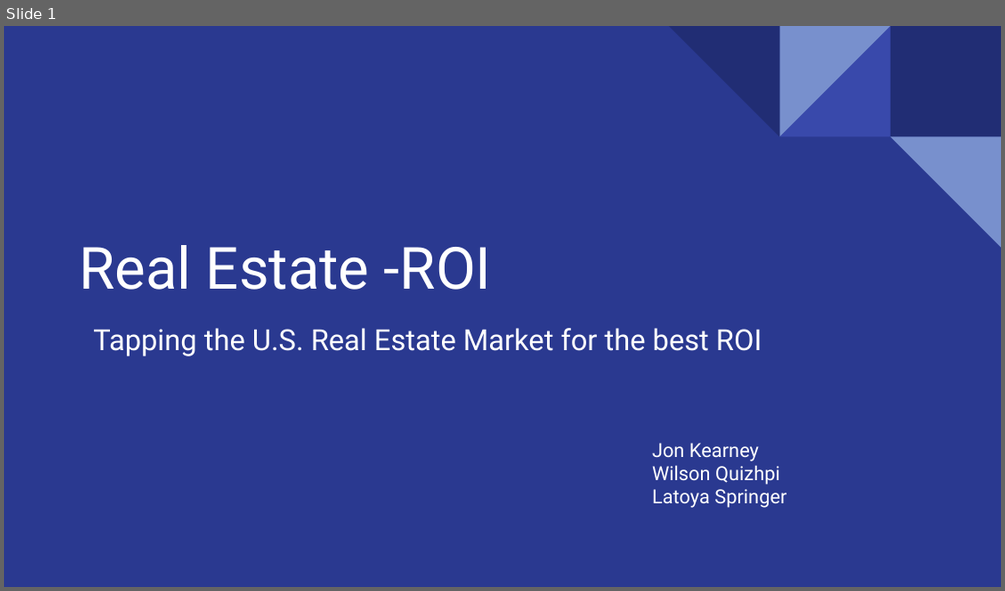
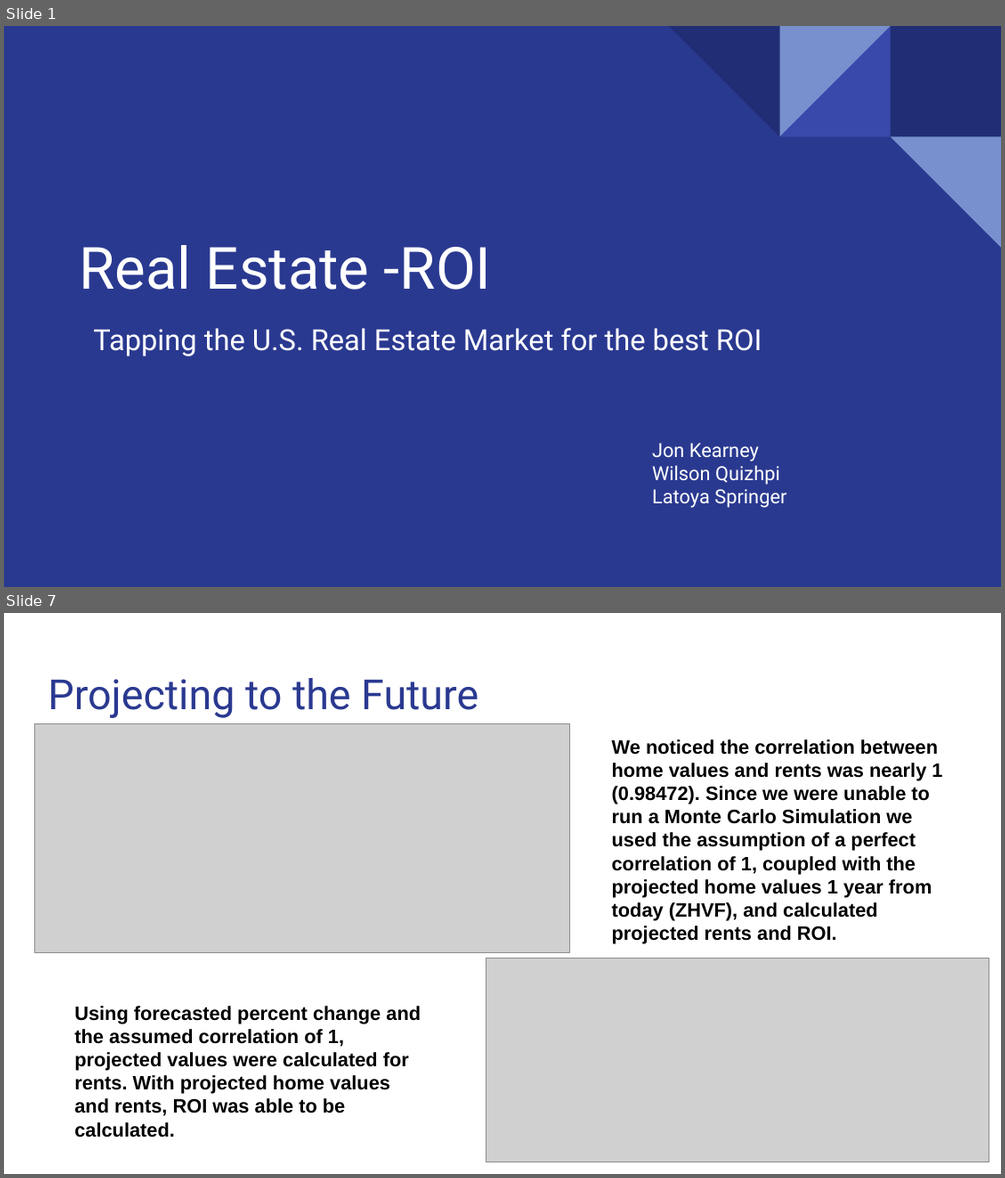
Before and after one commit to quizh001/Project-One, a slide deck: Case study.pptx. Shown one above the other, each under a label of ours: slide 1 before the commit, slides 1 and 7 after it; the slides between them are not shown. The pictures are 1005x591 and 1005x1178 pixels, drawn with LibreOffice and Linux fonts; fonts in the diff are those of the drawing; grey boxes stand for pictures. Boxes give left, top, right and bottom in pixels: in the first picture for what was removed or moved away, otherwise in the second. Text is boxed around its words. In the diff, an @@ line names an element or a change of style, - is before the commit and + after.

```diff
--- a/Case study.pptx
+++ b/Case study.pptx
@@ slide 7 added at <box>4,613,1001,1174</box>, background #FFFFFF @@
@@ title added at <box>48,678,478,718</box>, 30 pt, text #2A3990 @@
+Projecting to the Future
@@ picture added at <box>35,723,570,952</box> @@
@@ text added at <box>612,739,942,944</box>, 14 pt, text #000000, bold @@
+We noticed the correlation between home values and rents was nearly 1 (0.98472). Since we were unable to run a Monte Carlo Simulation we used the assumption of a perfect correlation of 1, coupled with the projected home values 1 year from today (ZHVF), and calculated projected rents and ROI.
@@ picture added at <box>486,958,989,1161</box> @@
@@ text added at <box>74,1005,421,1116</box>, 14 pt, text #000000, bold @@
+Using forecasted percent change and the assumed correlation of 1, projected values were calculated for rents. With projected home values and rents, ROI was able to be calculated.
```
Also in this commit, not shown: 3 slides changed, 6 other slides added, 3 slides removed.
